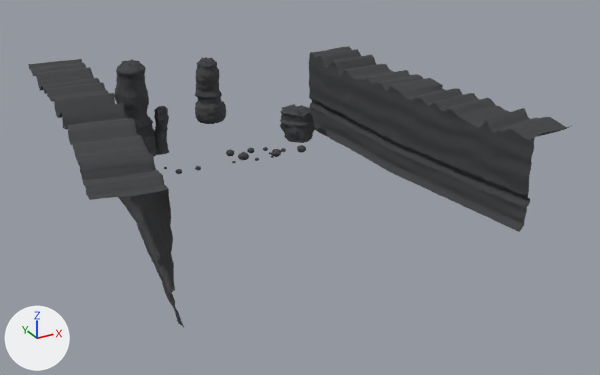
A saved change to the glTF model examples/gosx-docs/public/models/blackglass/stacks-v2.glb.
Both versions are drawn from a 50 mm camera at (-75.0, -163.1, 71.5) aimed at (9.1, -10.2, -5.0). The axes (+X, +Y, +Z) are drawn at lower left. The lights are the same throughout. The first picture is the older version. Where no turn or scale is listed for an object, it has been applied to the vertices. Vertices at exactly the same position are counted once.
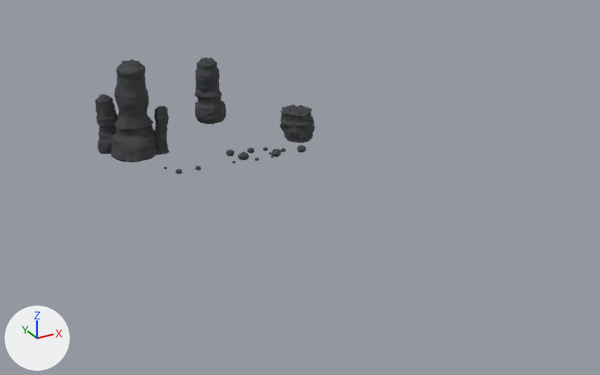
Where the newer file only moved an object's origin or applied its transform, the numbers keep the older frame.

Pixel boxes [x1, y1, x2, y2] of what changed, in the pictures (600 x 375 px; the box of a moved part takes in the faces that stretch with it):
'Mesh_0', reshaped (59% narrower, 58% shorter): before [28, 46, 571, 327]; after [95, 57, 315, 174]
part 1 of me_mesh_0, deleted: before [28, 59, 184, 327]
part 2 of me_mesh_0, deleted: before [309, 46, 571, 232]
part 3 of me_mesh_0, moved or reshaped: before [114, 59, 170, 157]; after [95, 59, 170, 162]

Diff of the bpy script that builds the scene:
```diff
--- a/examples/gosx-docs/public/models/blackglass/stacks-v2.glb.py
+++ b/examples/gosx-docs/public/models/blackglass/stacks-v2.glb.py
@@ me_mesh_0 @@
 # used by ob_mesh_0; location = (2.3, 0.0, 44.1)
-me_mesh_0.from_pydata(...)  # 21598 vertices, 42600 faces; spans x -50.1..49.6, y -50.1..50.1, z -50.1..-23.0
+me_mesh_0.from_pydata(...)  # 18102 vertices, 36128 faces; spans x -26.7..28.5, y -2.1..50.1, z -50.1..-26.1
+# me_mesh_0 part 1: the loose piece of 4248 vertices spanning x -50.1..-29.3, y -50.1..30.6, z -50.1..-23.0 is deleted
+# me_mesh_0 part 2: the loose piece of 4248 vertices spanning x 30.5..49.6, y -50.1..30.3, z -50.1..-29.0 is deleted
+# me_mesh_0 part 3: 227 vertices moved within x -26.6..-9.8, y 25.5..38.8, z -50.1..-26.9; 5470 vertices removed from x -26.6..-9.7, y 25.4..38.9, z -50.1..-26.2; 8470 vertices added at x -26.7..-9.7, y 25.4..39.0, z -50.1..-26.2
+# other edits to the shape of me_mesh_0 do not show in these pictures
 me_mesh_0.materials.append(mat_weathered_basalt)
```
